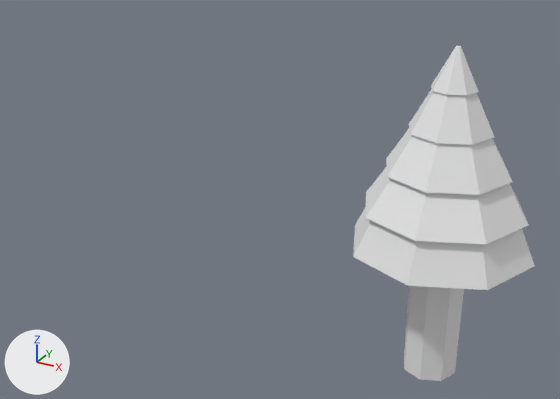
Before and after pictures for a commit that changed the Blender file arbol.blend.
Rendered twice from a camera (50 mm lens) standing at (4.83, -17.03, 9.31) and looking at (-4.54, 0.0, 0.79). Arrows for +X, +Y and +Z are at lower left; the lights stay in place.

The scene before the commit, as lines of its bpy script (objects in view):
```python
me_cylinder_001 = bpy.data.meshes.new('Cylinder.001')
me_cylinder_001.from_pydata(...)  # 104 vertices, 98 faces; spans x -2.31..2.31, y -2.31..2.31, z -6.08..2.48
ob_cylinder_001 = bpy.data.objects.new('Cylinder.001', me_cylinder_001)
ob_cylinder_001.location = (0.0, 0.0, 3.0)
_m = ob_cylinder_001.modifiers.new('Boolean', 'BOOLEAN')
_m.operation = 'UNION'
```
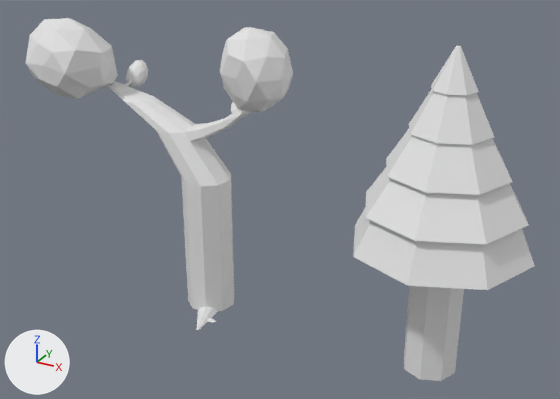
The newer file is also turned or shifted as a whole; pictures and numbers use the older file's frame.

Edits to the scene script, one JSON object a line:
```json
{"op": "add", "block": "me_cylinder", "code": ["me_cylinder = bpy.data.meshes.new('Cylinder')", "me_cylinder.from_pydata(...)  # 332 vertices, 435 faces; spans x -3.58..1.76, y -1.19..1.11, z -1.01..3.16"]}
{"op": "add", "block": "ob_arbol_2", "code": ["ob_arbol_2 = bpy.data.objects.new('arbol 2', me_cylinder)", "ob_arbol_2.location = (-6.92, 0.0, -1.04)", "ob_arbol_2.scale = (1.45, 1.45, 2.03)"]}
```

Changed parts and their boxes [x1, y1, x2, y2] in the pictures (560 x 399 px):
```json
{"object": "arbol 2", "change": "added", "after": [26, 18, 293, 330]}
```
